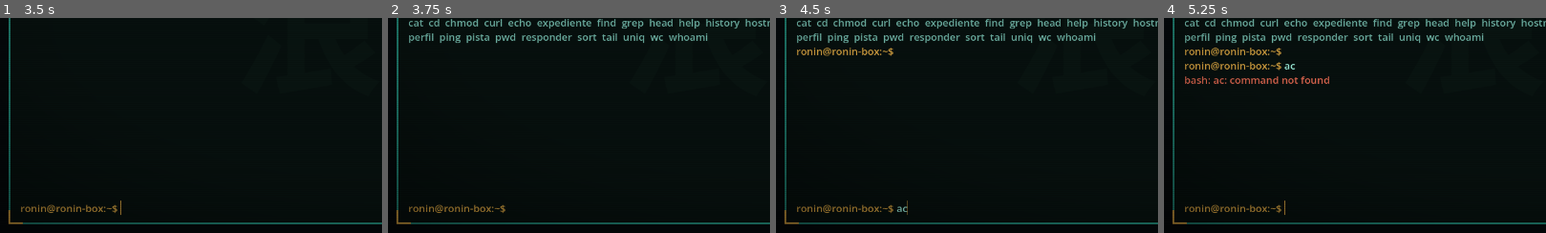
Above: before the commit, frames 1-4 (left to right).
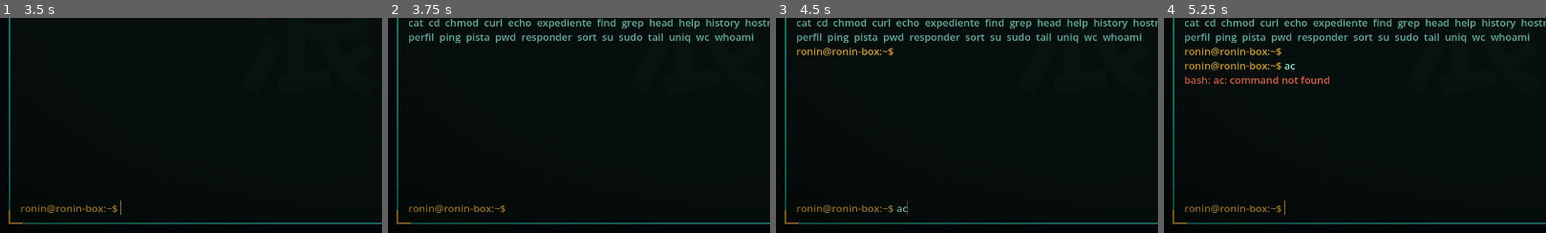
Above: after the commit, the same moments.

Repository: Kanarath/RoninShell
Game: Godot game, scene res://scenes/main.tscn
The game is run twice, just before and just after one commit, with the same random seed, the same clock (stepped at 60 frames per second) and the same inputs.
Inputs (mouse positions are % of the whole screen's width and height, from its top left):
- Up to frame 1 (3.5 s): click (42, 94) at 0.52 s; type "12" at 0.6 s; tap Enter at 1.25, 2.75, 2.85 s; move the mouse to (72, 45) at 1.27 s; hold Up 1.28-2.03 s; tap L at 1.35 s; click (72, 45) at 1.42 s; tap Space at 2 s; move the mouse to (30, 55) at 2.02 s; hold S 2.03-2.78 s; tap Backspace at 2.1 s; move the mouse to (60, 28) at 2.77 s; hold Up from 2.78 s (still down)
- Up to frame 2 (3.75 s): keep holding Up; tap Space at 3.5 s; move the mouse to (45, 70) at 3.52 s; tap Tab at 3.6 s; click (45, 70) at 3.67 s
- Up to frame 3 (4.5 s): tap Enter at 4.25 s; move the mouse to (80, 65) at 4.27 s; release Up at 4.28 s; hold A from 4.28 s (still down); tap C at 4.35 s
- Up to frame 4 (5.25 s): keep holding A; tap Space at 5 s; move the mouse to (20, 35) at 5.02 s; tap Keypad Enter at 5.1 s
The pictures show only the part of the screen within x 0-50%, y 50-100%; the shares and areas given below are measured in that part.

Frame 1 is identical in both runs. In frame 2, 0.8% of the frame differs, in the area x 56-96%, y 7-12%; in frame 3, 0.8%; in frame 4, 0.8%.

Commit message:
Aclarar las preguntas de interpretacion y anadir sudo/su
El panel marca PREGUNTA: escribe responder, la pista explica que se
contesta con responder, y al desbloquearse una pregunta el juego avisa.
sudo y su existen y se deniegan como a un usuario normal. 171 tests.

Co-Authored-By: Claude Sonnet 5.5 <noreply@anthropic.com>

Diff:
--- a/data/missions/primer_contacto.json
+++ b/data/missions/primer_contacto.json
@@ -67,7 +67,7 @@
 						"prompt": "`cat /etc/shadow` devuelve `Permission denied`. ¿Qué es lo más correcto concluir?",
 						"options": [
 							{"text": "El archivo no existe.", "why": "Si no existiera diría `No such file or directory`. `Permission denied` significa que existe, pero no tienes permiso."},
-							{"text": "Tu usuario no tiene permiso de lectura sobr …(101 unchanged characters)… po es shadow y 'otros' no tienen acceso."},
+							{"text": "Tu usuario no tiene permiso de lectura sobr …(101 unchanged characters)… po es shadow y 'otros' no tienen acceso. Ni siquiera `sudo` te lo daría: ronin no está en sudoers. Escalar privilegios es un tema de misiones futuras."},
 							{"text": "El comando cat está roto.", "why": "cat funciona con otros archivos: el mensaje habla del archivo, no del comando."},
 							{"text": "Hay que reiniciar el sistema.", "why": "Un permiso no se arregla reiniciando: depende del dueño, el grupo y los bits de permisos del archivo."}
 						],
--- a/engine/commands/basic_commands.gd
+++ b/engine/commands/basic_commands.gd
@@ -9,6 +9,24 @@
 	registry.register("echo", "Escribe texto en la salida", _echo)
 	registry.register("pwd", "Muestra el directorio actual", _pwd)
 	registry.register("help", "Lista los comandos disponibles", _help)
+	registry.register("sudo", "Ejecuta algo como otro usuario (no estás autorizado)", _sudo)
+	registry.register("su", "Cambia de usuario (necesita contraseña)", _su)
+
+
+## ronin no figura en sudoers, igual que un usuario normal de un servidor real: la escalada
+## de privilegios es un tema de misiones futuras, no un atajo para saltarse los permisos.
+func _sudo(session: RefCounted, args: Array, _stdin: String) -> RefCounted:
+	if args.is_empty():
+		return CommandResult.error("usage: sudo -h | -K | -k | -V", 1)
+	session.record("privilege_attempt", {"tool": "sudo"})
+	return CommandResult.error("%s is not in the sudoers file.  This incident will be reported." % session.user["name"], 1)
+
+
+func _su(session: RefCounted, _args: Array, _stdin: String) -> RefCounted:
+	session.record("privilege_attempt", {"tool": "su"})
+	var result := CommandResult.error("su: Authentication failure", 1)
+	result.stdout = "Password: \n"
+	return result
 
 
 func _echo(_session: RefCounted, args: Array, _stdin: String) -> RefCounted:
--- a/engine/commands/mission_commands.gd
+++ b/engine/commands/mission_commands.gd
@@ -50,6 +50,8 @@
 	var objective: Dictionary = engine.objectives()[number - 1]
 	var title := "SOLUCIÓN EXPLICADA" if hint["is_solution"] else "PISTA %d/%d" % [hint["level"], hint["total"] - 1]
 	var text := "%s  -  objetivo %d: %s\n  %s\n" % [title, number, objective["text"], hint["text"]]
+	if objective.has("question"):
+		text += "  => Esto es una pregunta, no un comando: escribe `responder` para ver las opciones y `responder <número>` para contestar.\n"
 	if not hint["is_solution"]:
 		text += "(Otra llamada a `pista` te dará una ayuda más concreta. Pedir ayuda no te penaliza: solo me dice qué conviene repasar.)\n"
 	else:
--- a/engine/missions/mission_tracker.gd
+++ b/engine/missions/mission_tracker.gd
@@ -36,6 +36,8 @@
 				lines.append("Escribe `mision` para ver tus objetivos.")
 	if engine.level() > level_before:
 		lines.append("Nivel %d alcanzado." % engine.level())
+	if not notifications.is_empty() and not engine.active_question().is_empty():
+		lines.append("Tienes una pregunta pendiente: escribe `responder` para verla (se contesta con `responder <número>`).")
 	return lines
 
 
--- a/tests/test_missions.gd
+++ b/tests/test_missions.gd
@@ -347,6 +347,17 @@
 	assert_eq(game["engine"].xp, 30)
 
 
+func test_el_juego_avisa_de_que_hay_una_pregunta_y_como_contestarla() -> void:
+	var game := _game()
+	var session: RefCounted = game["session"]
+	var notices: Array = session.run("cat /etc/shadow").notices
+	assert_true("Tienes una pregunta pendiente: escribe `responder`" in "\n".join(notices), "aviso al desbloquearse la pregunta")
+	var hint: String = session.run("pista 5").stdout
+	assert_true("Esto es una pregunta, no un comando" in hint, "la pista dice cómo contestar")
+	assert_true("responder <número>" in hint)
+	assert_true("EN CURSO" in session.run("mision").stdout or "[?]" in session.run("mision").stdout)
+
+
 func test_responder_muestra_la_pregunta_y_comenta_cada_error() -> void:
 	var game := _game()
 	var session: RefCounted = game["session"]
--- a/tests/test_shell_session.gd
+++ b/tests/test_shell_session.gd
@@ -99,6 +99,25 @@
 	assert_eq(s.history, ["echo uno", "pwd", "comando_raro"])
 
 
+# --- Privilegios: sudo y su existen, pero ronin no puede usarlos ---
+
+func test_sudo_y_su_se_deniegan_como_en_un_usuario_normal() -> void:
+	var s := _session()
+	var sudo_result = s.run("sudo cat /etc/shadow")
+	assert_eq(sudo_result.stderr, "ronin is not in the sudoers file.  This incident will be reported.\n")
+	assert_eq(sudo_result.exit_code, 1)
+	assert_eq(sudo_result.stdout, "", "no se ejecuta nada")
+	var su_result = s.run("su")
+	assert_eq(su_result.stderr, "su: Authentication failure\n")
+	assert_eq(su_result.exit_code, 1)
+	assert_eq(s.run("sudo").stderr, "usage: sudo -h | -K | -k | -V\n")
+	var kinds: Array = []
+	for event: Dictionary in s.events:
+		if event["type"] == "privilege_attempt":
+			kinds.append(event["tool"])
+	assert_eq(kinds, ["sudo", "su"], "los intentos quedan registrados para evaluar el método")
+
+
 # --- Tuberías ---
 
 func test_tuberia_pasa_stdout_como_stdin() -> void:
--- a/ui/main.gd
+++ b/ui/main.gd
@@ -138,7 +138,7 @@
 			tag = "BLOQUEADO"
 		elif not active.is_empty() and active["id"] == objective["id"]:
 			state = SealIcon.State.ACTIVE
-			tag = "EN CURSO"
+			tag = "PREGUNTA: escribe  responder" if objective.has("question") else "EN CURSO"
 			tag_color = Palette.TEAL
 		elif objective.has("question"):
 			tag = "PREGUNTA"
Not shown, added: engine/commands/mission_commands.gd.uid
Not shown, added: engine/missions/mission_engine.gd.uid
Not shown, added: engine/missions/mission_loader.gd.uid
Not shown, added: engine/missions/mission_tracker.gd.uid
Not shown, added: engine/missions/objective_check.gd.uid
Not shown, added: game/save_store.gd.uid
Not shown, added: tests/test_missions.gd.uid
